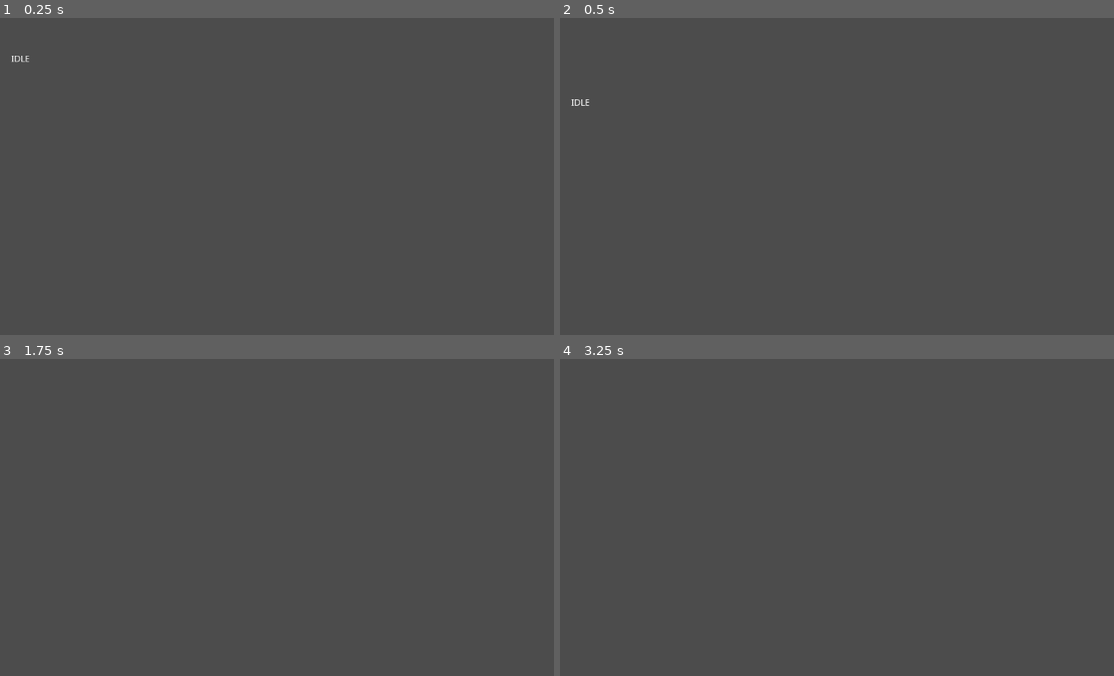
Above: before the commit, frames 1-4 (two rows, left to right).
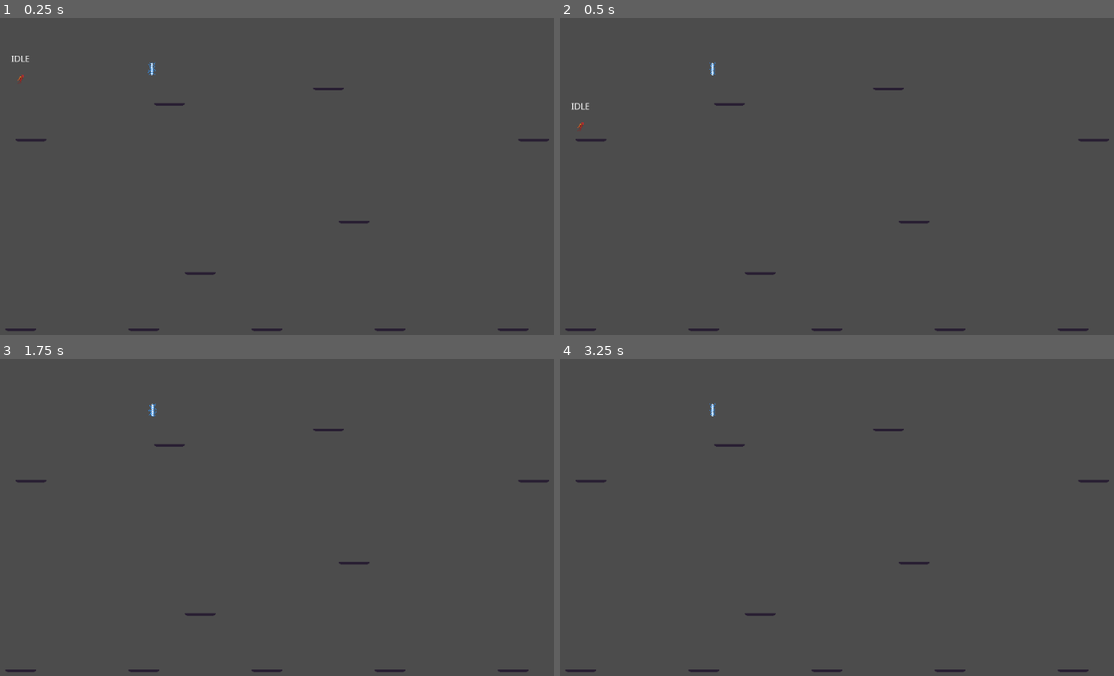
Above: after the commit, the same moments.

Repository: Wes-Ray/Jetpack-Jaywalker
Game: Godot game, scene res://Main.tscn
The game is run twice, just before and just after one commit, with the same random seed, the same clock (stepped at 60 frames per second) and the same inputs.
Inputs:
- Up to frame 1 (0.25 s): no input
- Up to frame 2 (0.5 s): no input
- Up to frame 3 (1.75 s): hold D (move_right) from 0.53 s (still down); tap Space (move_jump) at 0.77, 1.52 s
- Up to frame 4 (3.25 s): tap Enter at 2 s; release D (move_right) at 2.03 s; hold A (move_left) 2.03-2.78 s; tap Space (move_jump) at 2.75, 3.02 s; hold D (move_right) from 2.78 s (still down)

The runs differ from the first frame. In frame 1, 0.5% of the frame differs, in the area x 1-100%, y 13-99%; in frame 2, 0.6%; in frame 3, 0.5%; in frame 4, 0.5%.

Commit message:
jetpack zap and platforms

Diff:
--- a/Main.tscn
+++ b/Main.tscn
@@ -1,7 +1,8 @@
-[gd_scene load_steps=3 format=2]
+[gd_scene load_steps=4 format=2]
 
 [ext_resource path="res://World/Platform.tscn" type="PackedScene" id=1]
 [ext_resource path="res://Player/Player.tscn" type="PackedScene" id=2]
+[ext_resource path="res://Zap/Zap.tscn" type="PackedScene" id=3]
 
 [node name="Main" type="Node2D"]
 
@@ -43,3 +44,6 @@
 
 [node name="Platform9" parent="." instance=ExtResource( 1 )]
 position = Vector2( 1064, 592 )
+
+[node name="Zap" parent="." instance=ExtResource( 3 )]
+position = Vector2( 309, 185 )
--- a/Player/Player.tscn
+++ b/Player/Player.tscn
@@ -1,6 +1,7 @@
-[gd_scene load_steps=3 format=2]
+[gd_scene load_steps=4 format=2]
 
 [ext_resource path="res://Player/Player.gd" type="Script" id=1]
+[ext_resource path="res://Player/jetpacker.png" type="Texture" id=2]
 
 [sub_resource type="CapsuleShape2D" id=1]
 
@@ -17,3 +18,7 @@
 margin_bottom = -23.0
 text = "none"
 align = 1
+
+[node name="Sprite" type="Sprite" parent="."]
+texture = ExtResource( 2 )
+hframes = 2
--- a/World/Platform.tscn
+++ b/World/Platform.tscn
@@ -1,9 +1,14 @@
-[gd_scene load_steps=2 format=2]
+[gd_scene load_steps=3 format=2]
+
+[ext_resource path="res://platform.png" type="Texture" id=1]
 
 [sub_resource type="RectangleShape2D" id=1]
-extents = Vector2( 96, 8 )
+extents = Vector2( 24, 2 )
 
 [node name="Platform" type="StaticBody2D"]
 
 [node name="CollisionShape2D" type="CollisionShape2D" parent="."]
 shape = SubResource( 1 )
+
+[node name="Sprite" type="Sprite" parent="."]
+texture = ExtResource( 1 )
--- /dev/null
+++ b/Zap/Zap.gd
@@ -0,0 +1,16 @@
+extends StaticBody2D
+
+
+# Declare member variables here. Examples:
+# var a = 2
+# var b = "text"
+
+
+# Called when the node enters the scene tree for the first time.
+func _ready():
+	$AnimationPlayer.play("idle")
+
+
+# Called every frame. 'delta' is the elapsed time since the previous frame.
+#func _process(delta):
+#	pass
--- /dev/null
+++ b/Zap/Zap.tscn
@@ -0,0 +1,38 @@
+[gd_scene load_steps=5 format=2]
+
+[ext_resource path="res://Zap/zap.png" type="Texture" id=1]
+[ext_resource path="res://Zap/Zap.gd" type="Script" id=2]
+
+[sub_resource type="CapsuleShape2D" id=1]
+
+[sub_resource type="Animation" id=2]
+resource_name = "idle"
+length = 0.45
+loop = true
+step = 0.05
+tracks/0/type = "value"
+tracks/0/path = NodePath("Sprite:frame")
+tracks/0/interp = 1
+tracks/0/loop_wrap = true
+tracks/0/imported = false
+tracks/0/enabled = true
+tracks/0/keys = {
+"times": PoolRealArray( 0, 0.15, 0.3 ),
+"transitions": PoolRealArray( 1, 1, 1 ),
+"update": 1,
+"values": [ 0, 1, 2 ]
+}
+
+[node name="Zap" type="StaticBody2D"]
+script = ExtResource( 2 )
+
+[node name="CollisionShape2D" type="CollisionShape2D" parent="."]
+shape = SubResource( 1 )
+
+[node name="Sprite" type="Sprite" parent="."]
+texture = ExtResource( 1 )
+hframes = 3
+frame = 2
+
+[node name="AnimationPlayer" type="AnimationPlayer" parent="."]
+anims/idle = SubResource( 2 )
Binary file added: Player/jetpacker.aseprite
Binary file added: Player/jetpacker.png
Not shown, added: Player/jetpacker.png.import
Binary file added: Zap/zap.ase
Binary file added: Zap/zap.png
Not shown, added: Zap/zap.png.import
Binary file added: platform.png
Not shown, added: platform.png.import
